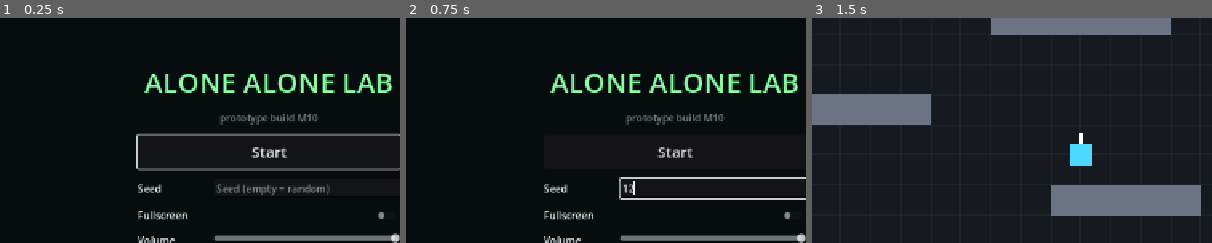
Above: before the commit, frames 1-3 (left to right).
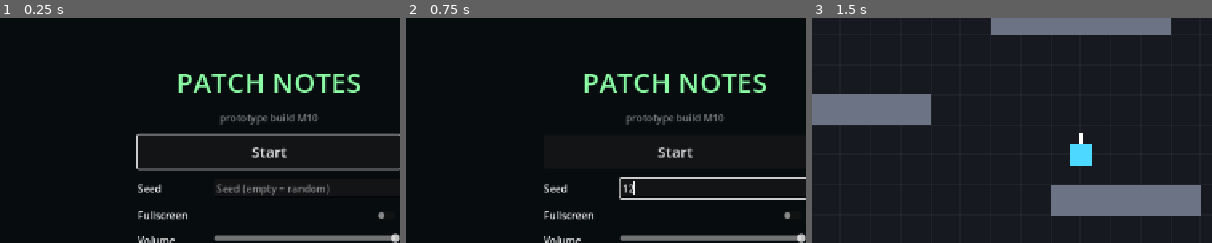
Above: after the commit, the same moments.

Repository: mrafael1/PatchNote
Game: Godot game, scene res://ui/start_screen.tscn
The game is run twice, just before and just after one commit, with the same random seed, the same clock (stepped at 60 frames per second) and the same inputs.
Inputs (mouse positions are % of the whole screen's width and height, from its top left):
- Up to frame 1 (0.25 s): no input
- Up to frame 2 (0.75 s): click (55, 57) at 0.52 s; type "12" at 0.6 s
- Up to frame 3 (1.5 s): click "Start" at 1.25 s
The pictures show only the part of the screen within x 16-66%, y 20-70%; the shares and areas given below are measured in that part.

The runs differ from the first frame. In frame 1, 3.4% of the frame differs, in the area x 36-98%, y 24-34%; in frame 2, 3.4%; in frame 3, nothing differs.

Commit message:
Rename the game to Patch Notes
Window title, start screen, boot banner, export name (PatchNotes.exe),
check/export scripts, PLAN and ROADMAP headers. Godot user data now lives
under app_userdata/Patch Notes.

Co-Authored-By: Claude Opus 5.5 <noreply@anthropic.com>

Diff:
--- a/main.gd
+++ b/main.gd
@@ -30,7 +30,7 @@
 
 func _ready() -> void:
 	var v: Dictionary = Engine.get_version_info()
-	print("[boot] Alone Alone Lab %s, Godot %s.%s.%s" % [BUILD, v.major, v.minor, v.patch])
+	print("[boot] Patch Notes %s, Godot %s.%s.%s" % [BUILD, v.major, v.minor, v.patch])
 
 	var run_seed := next_seed if next_seed >= 0 else int(randi() % 1000000)
 	next_seed = -1
--- a/project.godot
+++ b/project.godot
@@ -5,7 +5,7 @@
 
 [application]
 
-config/name="Alone Alone Lab"
+config/name="Patch Notes"
 run/main_scene="res://ui/start_screen.tscn"
 config/features=PackedStringArray("4.7", "GL Compatibility")
 
--- a/ui/start_screen.gd
+++ b/ui/start_screen.gd
@@ -13,7 +13,7 @@
 
 
 func _ready() -> void:
-	print("[boot] Alone Alone Lab %s, start screen" % Main.BUILD)
+	print("[boot] Patch Notes %s, start screen" % Main.BUILD)
 	set_anchors_and_offsets_preset(Control.PRESET_FULL_RECT)
 
 	var bg := ColorRect.new()
@@ -30,7 +30,7 @@
 	center.add_child(column)
 
 	var title := Label.new()
-	title.text = "ALONE ALONE LAB"
+	title.text = "PATCH NOTES"
 	title.horizontal_alignment = HORIZONTAL_ALIGNMENT_CENTER
 	title.add_theme_font_size_override(&"font_size", 44)
 	title.add_theme_color_override(&"font_color", Color(0.55, 1.0, 0.65))
Not shown, changed: export_presets.cfg
Not shown, changed: PLAN.md
Not shown, changed: ROADMAP.md
Not shown, changed: tools/check.ps1
Not shown, changed: tools/export.ps1
